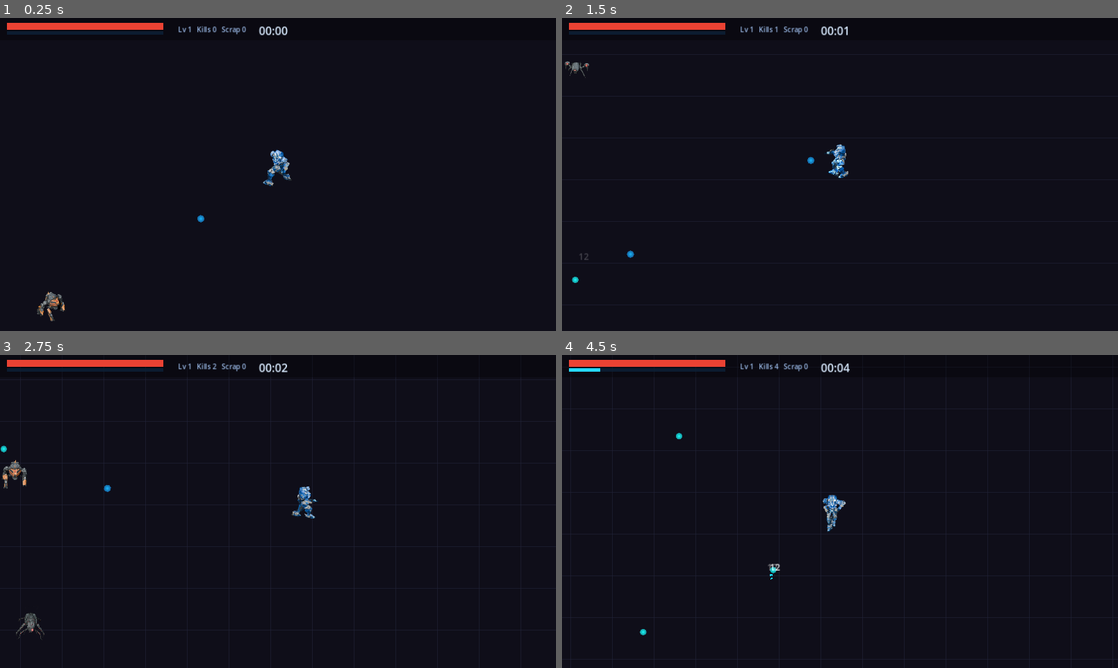
Above: before the commit, frames 1-4 (two rows, left to right).
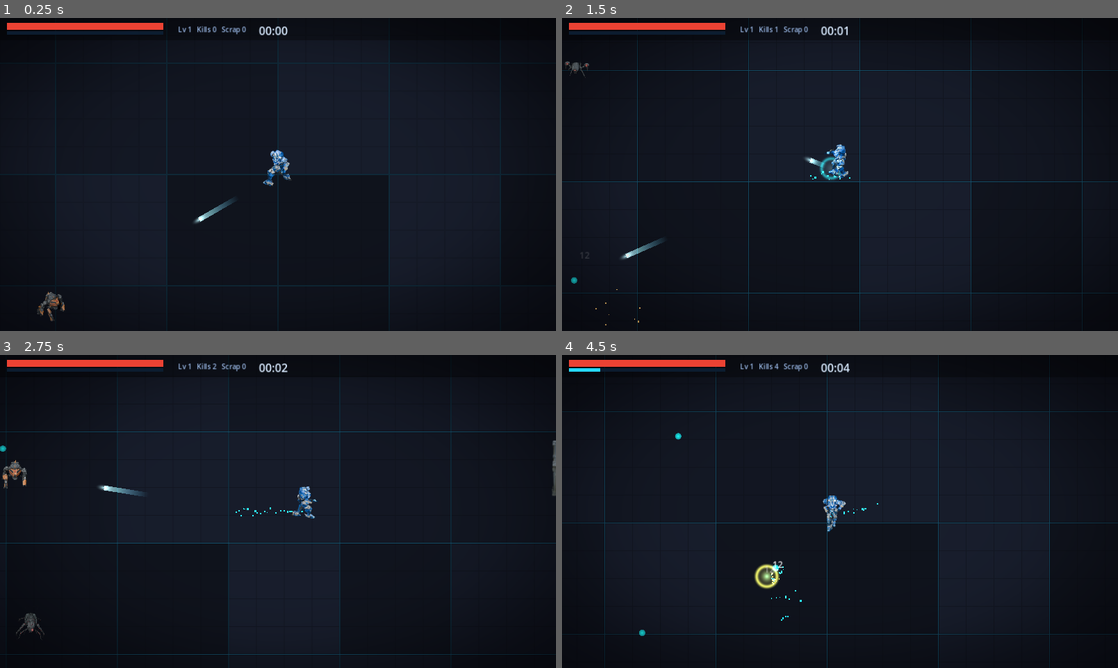
Above: after the commit, the same moments.

Repository: MalikChekour/mecha-forge-
Game: Godot game, scene res://scenes/Main.tscn
The game is run twice, just before and just after one commit, with the same random seed, the same clock (stepped at 60 frames per second) and the same inputs.
Inputs (mouse positions are in pixels of both pictures, inside the frame that each line leads up to):
- Up to frame 1 (0.25 s): no input
- Up to frame 2 (1.5 s): move the mouse to (962, 158) at 0.52 s; hold Right (ui_right) 0.53-1.25 s; click (962, 158) at 0.67 s; drag from (728, 190) to (584, 61) at 1.27 s
- Up to frame 3 (2.75 s): move the mouse to (333, 442) at 2.02 s; hold Right (ui_right) from 2.03 s (still down); click (333, 442) at 2.17 s
- Up to frame 4 (4.5 s): release Right (ui_right) at 2.75 s; drag from (812, 574) to (595, 621) at 2.77 s; move the mouse to (1006, 558) at 3.52 s; hold Left (ui_left) 3.53-4.25 s; click (1006, 558) at 3.67 s; drag from (673, 464) to (623, 633) at 4.27 s

The runs differ from the first frame. In frame 1, 1.5% of the frame differs, in the area x 6-90%, y 7-97%; in frame 2, 1.7%; in frame 3, 1.6%; in frame 4, 1.9%, in the area x 0-100%, y 0-100%.

Commit message:
VFX + environment pass: procedural floor, props, energy bolts, explosions, juice
Replace the flat grid + weak FX with a real look:
- shaders/floor.gdshader: procedural sci-fi deck (metal panels, glowing cyan seams,
  rivet grid, vignette) anchored in world space, scrolls under the player. Mobile/
  gl_compatibility safe (no derivatives).
- shaders/vignette.gdshader + PropScatter.gd: cinematic edge darkening + ~46 scattered
  decor props (crate/barrier/wreck) with blob shadows, flip/scale/tint variety.
- Projectile: additive energy-bolt core + fading Line2D trail + PointLight2D.
- Tex.gd: glow() + ring() generators for cheap additive bloom/shockwaves.
- Game FX overhaul: punchy muzzle flash (flash+ring+light), hit sparks (debris+flash),
  DEATH EXPLOSIONS (flash+shockwave ring+debris+light+rank-scaled shake), level-up ring,
  additive-blend everywhere for bloom feel without WorldEnvironment (gl_compat).
- Player thruster particles when moving.
- Headless SMOKE PASS (0 errors), web re-exported, verified in Chromium (0 console errors).

Co-Authored-By: Claude Fable 5 <noreply@anthropic.com>

Diff:
--- a/game/actors/Enemy.gd
+++ b/game/actors/Enemy.gd
@@ -104,6 +104,9 @@
 
 func _die() -> void:
 	GameState.add_kill(global_position, rank)
-	if game != null and game.has_method("spawn_xp"):
-		game.spawn_xp(global_position, 1 + rank)
+	if game != null:
+		if game.has_method("death_fx"):
+			game.death_fx(global_position, rank)
+		if game.has_method("spawn_xp"):
+			game.spawn_xp(global_position, 1 + rank)
 	queue_free()
--- a/game/actors/Player.gd
+++ b/game/actors/Player.gd
@@ -23,6 +23,7 @@
 var _stick_origin: Vector2 = Vector2.ZERO
 var _stick_vec: Vector2 = Vector2.ZERO
 var _aim: Vector2 = Vector2.DOWN
+var _thruster: CPUParticles2D
 
 func get_layer_ok() -> bool:
 	return mecha != null
@@ -39,6 +40,24 @@
 	collision_layer = 1
 	collision_mask = 0
 
+	_thruster = CPUParticles2D.new()
+	_thruster.amount = 24
+	_thruster.lifetime = 0.4
+	_thruster.local_coords = false
+	_thruster.emitting = false
+	_thruster.spread = 20.0
+	_thruster.gravity = Vector2.ZERO
+	_thruster.initial_velocity_min = 60.0
+	_thruster.initial_velocity_max = 140.0
+	_thruster.scale_amount_min = 2.0
+	_thruster.scale_amount_max = 4.5
+	_thruster.color = Palette.CYAN
+	_thruster.z_index = -1
+	var tm: CanvasItemMaterial = CanvasItemMaterial.new()
+	tm.blend_mode = CanvasItemMaterial.BLEND_MODE_ADD
+	_thruster.material = tm
+	add_child(_thruster)
+
 func _physics_process(delta: float) -> void:
 	if not GameState.alive:
 		return
@@ -52,10 +71,14 @@
 	if mv.length() > 0.1:
 		_aim = mv
 		mecha.set_facing_from(mv)
+		_thruster.emitting = true
+		_thruster.direction = -mv
 		if mecha.current_anim() == "idle":
 			mecha.play("walk")
-	elif mecha.current_anim() == "walk":
-		mecha.play("idle")
+	else:
+		_thruster.emitting = false
+		if mecha.current_anim() == "walk":
+			mecha.play("idle")
 
 	_fire_t -= delta
 	if _fire_t <= 0.0:
--- a/game/actors/Projectile.gd
+++ b/game/actors/Projectile.gd
@@ -1,8 +1,8 @@
 extends Area2D
 class_name Projectile
-## Bolt fired by the player. collision_mask 2 = detects enemies; never monitorable
-## (nothing detects the bolt), so no physics-signal state toggling. Frees on hit
-## (unless piercing) or when its life expires.
+## Energy bolt: additive glow core + light + a fading trail. collision_mask 2 =
+## detects enemies; never monitorable (nothing detects the bolt) so no physics-
+## signal state toggling. Frees on hit (unless piercing) or when its life expires.
 
 var velocity: Vector2 = Vector2.ZERO
 var damage: float = 10.0
@@ -12,9 +12,10 @@
 
 var _spr: Sprite2D
 var _light: PointLight2D
+var _trail: Line2D
 var _built: bool = false
 
-func setup(pos: Vector2, dir: Vector2, dmg: float, spd: float = 760.0) -> void:
+func setup(pos: Vector2, dir: Vector2, dmg: float, spd: float = 780.0) -> void:
 	global_position = pos
 	velocity = dir * spd
 	damage = dmg
@@ -31,23 +32,39 @@
 		var c: CircleShape2D = CircleShape2D.new(); c.radius = 9.0
 		cs.shape = c
 		add_child(cs)
+		var add: CanvasItemMaterial = CanvasItemMaterial.new()
+		add.blend_mode = CanvasItemMaterial.BLEND_MODE_ADD
 		_spr = Sprite2D.new()
-		_spr.texture = Tex.get_tex("res://assets/weapons/bolt.png", Palette.ACCENT, 20)
-		var th: float = float(_spr.texture.get_height())
-		if th > 0.0:
-			_spr.scale = Vector2.ONE * (20.0 / th)
+		_spr.texture = Tex.glow(Color(0.75, 0.96, 1.0), 44)
+		_spr.material = add
+		_spr.scale = Vector2(1.0, 0.42)          # elongated along travel
 		add_child(_spr)
 		_light = PointLight2D.new()
+		_light.texture = Tex.glow(Palette.CYAN, 128)
 		_light.color = Palette.CYAN
-		_light.energy = 0.7
-		_light.texture = _spr.texture
+		_light.energy = 0.95
 		add_child(_light)
+		_trail = Line2D.new()
+		_trail.top_level = true
+		_trail.width = 11.0
+		var g: Gradient = Gradient.new()
+		g.set_color(0, Color(0.3, 0.85, 1.0, 0.0))
+		g.set_color(1, Color(0.8, 0.97, 1.0, 0.7))
+		_trail.gradient = g
+		var tm: CanvasItemMaterial = CanvasItemMaterial.new()
+		tm.blend_mode = CanvasItemMaterial.BLEND_MODE_ADD
+		_trail.material = tm
+		add_child(_trail)
 		area_entered.connect(_on_hit)
+	_trail.clear_points()
 
 func _physics_process(delta: float) -> void:
 	if not alive:
 		return
 	global_position += velocity * delta
+	_trail.add_point(global_position)
+	while _trail.get_point_count() > 9:
+		_trail.remove_point(0)
 	life -= delta
 	if life <= 0.0:
 		_recycle()
@@ -58,6 +75,7 @@
 	if area is Enemy and (area as Enemy).alive:
 		(area as Enemy).take_damage(damage)
 		Events.damage_dealt.emit(global_position, int(damage), false)
+		Events.hit_spark.emit(global_position, Palette.CYAN)
 		if pierce <= 0:
 			_recycle()
 		else:
--- /dev/null
+++ b/game/actors/PropScatter.gd
@@ -0,0 +1,33 @@
+extends Node2D
+class_name PropScatter
+## Scatters the baked decor sprites (crate/barrier/wreck) across the arena with
+## soft blob shadows, flip + scale + tint variety. Static; drawn under the actors.
+
+func populate(count: int = 34) -> void:
+	var kinds: Array[String] = ["crate", "barrier", "wreck"]
+	for i in count:
+		var pos: Vector2 = Vector2(randf_range(-2050.0, 2050.0), randf_range(-2050.0, 2050.0))
+		if pos.length() < 280.0:
+			continue
+		_place(kinds[randi() % kinds.size()], pos)
+
+func _place(kind: String, pos: Vector2) -> void:
+	var tex: Texture2D = Tex.get_tex("res://assets/decor/%s.png" % kind, Palette.STEEL_DK, 128)
+	var th: float = maxf(1.0, float(tex.get_height()))
+	var sc: float = randf_range(0.75, 1.25) * (140.0 / th)
+	var span: float = th * sc
+
+	var shadow: Sprite2D = Sprite2D.new()
+	shadow.texture = Tex.glow(Color(0, 0, 0, 1), 64)
+	shadow.modulate = Color(0, 0, 0, 0.5)
+	shadow.position = pos + Vector2(0.0, span * 0.30)
+	shadow.scale = Vector2(span / 64.0 * 1.15, span / 64.0 * 0.45)
+	add_child(shadow)
+
+	var s: Sprite2D = Sprite2D.new()
+	s.texture = tex
+	s.position = pos
+	s.scale = Vector2.ONE * sc
+	s.flip_h = randf() < 0.5
+	s.modulate = Color(1, 1, 1).lerp(Palette.STEEL, 0.12)
+	add_child(s)
--- a/game/autoload/Tex.gd
+++ b/game/autoload/Tex.gd
@@ -4,6 +4,47 @@
 ## synthesize a colored placeholder so the rig always assembles and the game runs.
 
 var _cache: Dictionary = {}
+var _glow_cache: Dictionary = {}
+
+## Soft radial glow (bright center -> transparent edge). Use with additive blend
+## for cheap bloom-like FX on the gl_compatibility renderer (no WorldEnvironment glow).
+func glow(c: Color, size: int = 64) -> Texture2D:
+	var key: String = "%d_%d_%d_%d" % [int(c.r * 255), int(c.g * 255), int(c.b * 255), size]
+	if _glow_cache.has(key):
+		return _glow_cache[key]
+	size = maxi(8, size)
+	var img: Image = Image.create(size, size, false, Image.FORMAT_RGBA8)
+	img.fill(Color(0, 0, 0, 0))
+	var cx: float = size / 2.0
+	var rad: float = size * 0.5
+	for y in size:
+		for x in size:
+			var d: float = Vector2(x - cx + 0.5, y - cx + 0.5).length() / rad
+			if d < 1.0:
+				img.set_pixel(x, y, Color(c.r, c.g, c.b, pow(1.0 - d, 2.2)))
+	var t: Texture2D = ImageTexture.create_from_image(img)
+	_glow_cache[key] = t
+	return t
+
+## Hollow ring (shockwave). alpha peaks near the rim; use additive + scale-up.
+func ring(c: Color, size: int = 128) -> Texture2D:
+	var key: String = "ring_%d_%d_%d_%d" % [int(c.r * 255), int(c.g * 255), int(c.b * 255), size]
+	if _glow_cache.has(key):
+		return _glow_cache[key]
+	size = maxi(16, size)
+	var img: Image = Image.create(size, size, false, Image.FORMAT_RGBA8)
+	img.fill(Color(0, 0, 0, 0))
+	var cx: float = size / 2.0
+	var rad: float = size * 0.5
+	for y in size:
+		for x in size:
+			var d: float = Vector2(x - cx + 0.5, y - cx + 0.5).length() / rad
+			if d < 1.0:
+				var a: float = exp(-pow((d - 0.78) / 0.13, 2.0))
+				img.set_pixel(x, y, Color(c.r, c.g, c.b, a))
+	var t: Texture2D = ImageTexture.create_from_image(img)
+	_glow_cache[key] = t
+	return t
 
 func get_tex(path: String, fallback_color: Color = Color.WHITE, fallback_size: int = 128) -> Texture2D:
 	if _cache.has(path):
--- a/game/scenes/Game.gd
+++ b/game/scenes/Game.gd
@@ -21,6 +21,7 @@
 var _frames: int = 0
 var _draft_open: bool = false
 var _cards: Array = []
+var _floor_mat: ShaderMaterial
 
 const UPGRADES: Array = [
 	{"id": "dmg", "name": "◈  +25% Dégâts"},
@@ -37,6 +38,7 @@
 	_headless = DisplayServer.get_name() == "headless"
 	_bot = _headless or OS.get_cmdline_user_args().has("--autoplay")
 
+	_build_environment()
 	enemy_layer = _mk_layer()
 	projectile_layer = _mk_layer()
 	pickup_layer = _mk_layer()
@@ -65,8 +67,8 @@
 	Events.hit_spark.connect(_on_hit_spark)
 	Events.damage_dealt.connect(func(pos: Vector2, amt: int, crit: bool) -> void: _damage_number(pos, amt, crit))
 	Events.level_up.connect(func(_l: int) -> void: _open_draft())
+	Events.level_up.connect(func(_l: int) -> void: _level_fx())
 	Events.player_died.connect(_on_player_died)
-	queue_redraw()
 
 func _mk_layer() -> Node2D:
 	var n: Node2D = Node2D.new()
@@ -87,12 +89,14 @@
 	g.setup(pos, "xp", val, player)
 
 # ---- FX ----
-func _muzzle_flash(pos: Vector2, _dir: Vector2) -> void:
+func _muzzle_flash(pos: Vector2, dir: Vector2) -> void:
+	_flash_sprite(pos, Color(0.72, 0.95, 1.0), 96.0, 0.11)
+	_ring(pos, Palette.CYAN, 10.0, 46.0, 0.16)
 	var l: PointLight2D = PointLight2D.new()
-	l.texture = Tex.get_tex("res://__glow", Palette.CYAN, 72)
+	l.texture = Tex.glow(Palette.CYAN, 160)
 	l.color = Palette.CYAN
-	l.energy = 1.5
-	l.position = pos
+	l.energy = 1.9
+	l.position = pos + dir * 6.0
 	fx_layer.add_child(l)
 	var tw: Tween = create_tween()
 	tw.tween_property(l, "energy", 0.0, 0.12)
@@ -121,22 +125,107 @@
 		_dmg_active -= 1)
 
 func _on_hit_spark(pos: Vector2, color: Color) -> void:
+	_debris(pos, color, 6, 0.35, 90.0, 230.0)
+	_flash_sprite(pos, color, 48.0, 0.12)
+
+func death_fx(pos: Vector2, rank: int) -> void:
+	var col: Color = Color(1.0, 0.72, 0.32)
+	_flash_sprite(pos, col, 118.0 + rank * 80.0, 0.20)
+	_ring(pos, col, 14.0, 96.0 + rank * 90.0, 0.34)
+	_debris(pos, col, 12 + rank * 12, 0.5, 130.0, 360.0)
+	var l: PointLight2D = PointLight2D.new()
+	l.texture = Tex.glow(col, 240)
+	l.color = col
+	l.energy = 2.3 + float(rank)
+	l.position = pos
+	fx_layer.add_child(l)
+	var tw: Tween = create_tween()
+	tw.tween_property(l, "energy", 0.0, 0.28)
+	tw.tween_callback(l.queue_free)
+	Events.screen_shake.emit(5.0 + rank * 6.0)
+
+func _flash_sprite(pos: Vector2, color: Color, size: float, dur: float) -> void:
+	var s: Sprite2D = Sprite2D.new()
+	s.texture = Tex.glow(color, 64)
+	s.material = _add_mat()
+	s.position = pos
+	s.scale = Vector2.ONE * (size * 0.35 / 64.0)
+	fx_layer.add_child(s)
+	var tw: Tween = create_tween()
+	tw.set_parallel(true)
+	tw.tween_property(s, "scale", Vector2.ONE * (size / 64.0), dur)
+	tw.tween_property(s, "modulate:a", 0.0, dur)
+	tw.chain().tween_callback(s.queue_free)
+
+func _ring(pos: Vector2, color: Color, r0: float, r1: float, dur: float) -> void:
+	var s: Sprite2D = Sprite2D.new()
+	s.texture = Tex.ring(color, 128)
+	s.material = _add_mat()
+	s.position = pos
+	s.scale = Vector2.ONE * (r0 / 64.0)
+	fx_layer.add_child(s)
+	var tw: Tween = create_tween()
+	tw.set_parallel(true)
+	tw.tween_property(s, "scale", Vector2.ONE * (r1 / 64.0), dur)
+	tw.tween_property(s, "modulate:a", 0.0, dur)
+	tw.chain().tween_callback(s.queue_free)
+
+func _debris(pos: Vector2, color: Color, n: int, life: float, vmin: float, vmax: float) -> void:
 	var p: CPUParticles2D = CPUParticles2D.new()
 	p.position = pos
 	p.one_shot = true
 	p.emitting = true
-	p.amount = 8
-	p.lifetime = 0.3
+	p.amount = n
+	p.lifetime = life
 	p.explosiveness = 1.0
-	p.initial_velocity_min = 90.0
-	p.initial_velocity_max = 190.0
+	p.initial_velocity_min = vmin
+	p.initial_velocity_max = vmax
 	p.scale_amount_min = 2.0
-	p.scale_amount_max = 3.0
+	p.scale_amount_max = 4.0
+	p.damping_min = 60.0
+	p.damping_max = 120.0
 	p.color = color
+	p.material = _add_mat()
 	fx_layer.add_child(p)
 	var tw: Tween = create_tween()
-	tw.tween_interval(0.5)
+	tw.tween_interval(life + 0.2)
 	tw.tween_callback(p.queue_free)
+
+func _level_fx() -> void:
+	_ring(player.global_position, Palette.CYAN, 24.0, 340.0, 0.5)
+	_flash_sprite(player.global_position, Palette.CYAN, 200.0, 0.32)
+	Events.screen_shake.emit(4.0)
+
+func _add_mat() -> CanvasItemMaterial:
+	var m: CanvasItemMaterial = CanvasItemMaterial.new()
+	m.blend_mode = CanvasItemMaterial.BLEND_MODE_ADD
+	return m
+
+func _build_environment() -> void:
+	var floor_cl: CanvasLayer = CanvasLayer.new()
+	floor_cl.layer = -100
+	add_child(floor_cl)
+	var fr: ColorRect = ColorRect.new()
+	fr.set_anchors_preset(Control.PRESET_FULL_RECT)
+	fr.mouse_filter = Control.MOUSE_FILTER_IGNORE
+	_floor_mat = ShaderMaterial.new()
+	_floor_mat.shader = load("res://shaders/floor.gdshader")
+	fr.material = _floor_mat
+	floor_cl.add_child(fr)
+	var props: PropScatter = PropScatter.new()
+	add_child(props)
+	props.populate(46)
+	var vig_cl: CanvasLayer = CanvasLayer.new()
+	vig_cl.layer = 15
+	add_child(vig_cl)
+	var vr: ColorRect = ColorRect.new()
+	vr.set_anchors_preset(Control.PRESET_FULL_RECT)
+	vr.mouse_filter = Control.MOUSE_FILTER_IGNORE
+	var vm: ShaderMaterial = ShaderMaterial.new()
+	vm.shader = load("res://shaders/vignette.gdshader")
+	vm.set_shader_parameter("strength", 0.5)
+	vr.material = vm
+	vig_cl.add_child(vr)
 
 # ---- level-up draft ----
 func _open_draft() -> void:
@@ -183,6 +272,9 @@
 # ---- main loop + headless bot ----
 func _process(delta: float) -> void:
 	_frames += 1
+	if _floor_mat != null and player != null:
+		_floor_mat.set_shader_parameter("world_offset", player.global_position)
+		_floor_mat.set_shader_parameter("vp_size", get_viewport_rect().size)
 	if GameState.alive and not _draft_open:
 		GameState.run_time += delta
 		Events.run_time_changed.emit(GameState.run_time)
@@ -249,17 +341,3 @@
 		print("[game] SMOKE FAIL — kills=%d level=%d (level-up/draft not reached)" % [
 			GameState.kills, GameState.level])
 		get_tree().quit(1)
-
-func _draw() -> void:
-	# arena grid (world-space; camera scrolls over it)
-	var col: Color = Color(0.13, 0.14, 0.22, 0.6)
-	var a: Rect2 = Rect2(-2200, -2200, 4400, 4400)
-	var step: int = 96
-	var x: int = int(a.position.x)
-	while x <= int(a.end.x):
-		draw_line(Vector2(x, a.position.y), Vector2(x, a.end.y), col, 1.0)
-		x += step
-	var y: int = int(a.position.y)
-	while y <= int(a.end.y):
-		draw_line(Vector2(a.position.x, y), Vector2(a.end.x, y), col, 1.0)
-		y += step
--- /dev/null
+++ b/game/shaders/floor.gdshader
@@ -0,0 +1,32 @@
+shader_type canvas_item;
+render_mode unshaded;
+// Procedural sci-fi deck: metal panels, glowing seams, rivet grid, vignette.
+// Pattern is anchored in WORLD space via world_offset so it scrolls under the
+// player. gl_compatibility / mobile safe (no fwidth, no derivatives).
+
+uniform vec2 world_offset = vec2(0.0);
+uniform vec2 vp_size = vec2(1280.0, 720.0);
+uniform vec4 base_col : source_color = vec4(0.065, 0.08, 0.12, 1.0);
+uniform vec4 seam_col : source_color = vec4(0.12, 0.62, 0.82, 1.0);
+
+float linegrid(vec2 world, float cell, float thick) {
+	vec2 f = abs(fract(world / cell + 0.5) - 0.5) * cell;
+	float d = min(f.x, f.y);
+	return 1.0 - smoothstep(0.0, thick, d);
+}
+float rnd(vec2 p) {
+	return fract(sin(dot(floor(p), vec2(12.9898, 78.233))) * 43758.5453);
+}
+
+void fragment() {
+	vec2 world = (UV - 0.5) * vp_size + world_offset;
+	vec3 col = base_col.rgb;
+	col *= 0.85 + rnd(world / 256.0) * 0.5;                  // per-panel value variation
+	col = mix(col, base_col.rgb * 0.6, linegrid(world, 64.0, 1.5) * 0.45);  // fine rivet grid
+	float seam = linegrid(world, 256.0, 3.0);
+	col = mix(col, base_col.rgb * 0.3, seam * 0.7);         // panel groove
+	col += seam_col.rgb * linegrid(world, 256.0, 1.4) * 0.4;                // glowing seam
+	float vig = smoothstep(1.22, 0.28, length(UV - 0.5) * 1.42);
+	col *= mix(0.62, 1.1, vig);
+	COLOR = vec4(col, 1.0);
+}
--- /dev/null
+++ b/game/shaders/vignette.gdshader
@@ -0,0 +1,8 @@
+shader_type canvas_item;
+// Cinematic edge darkening over the whole scene (below the HUD).
+uniform float strength : hint_range(0.0, 1.0) = 0.5;
+void fragment() {
+	float v = length(UV - 0.5) * 1.42;
+	float a = smoothstep(0.5, 1.08, v) * strength;
+	COLOR = vec4(0.01, 0.01, 0.03, a);
+}
